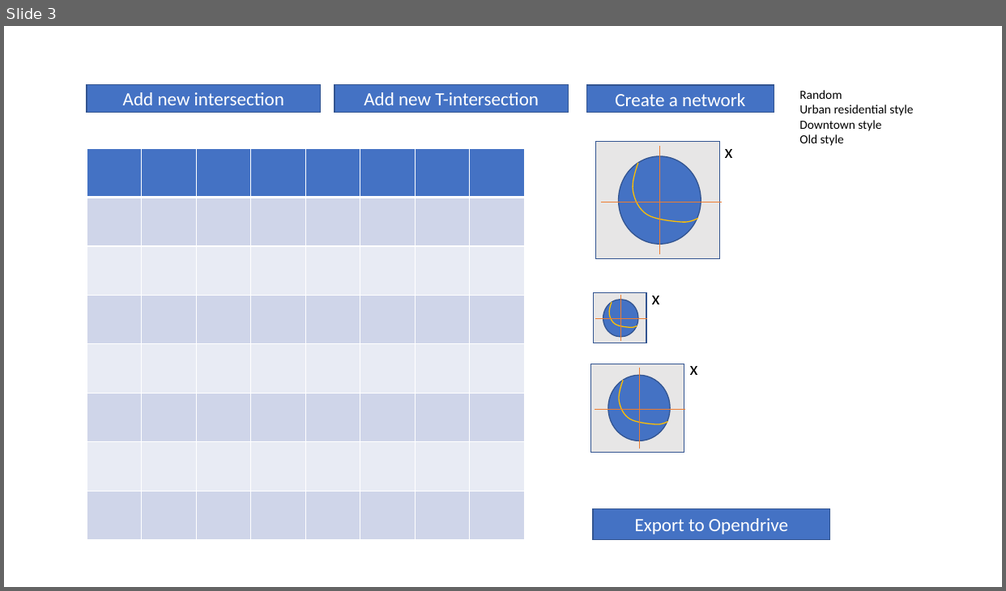
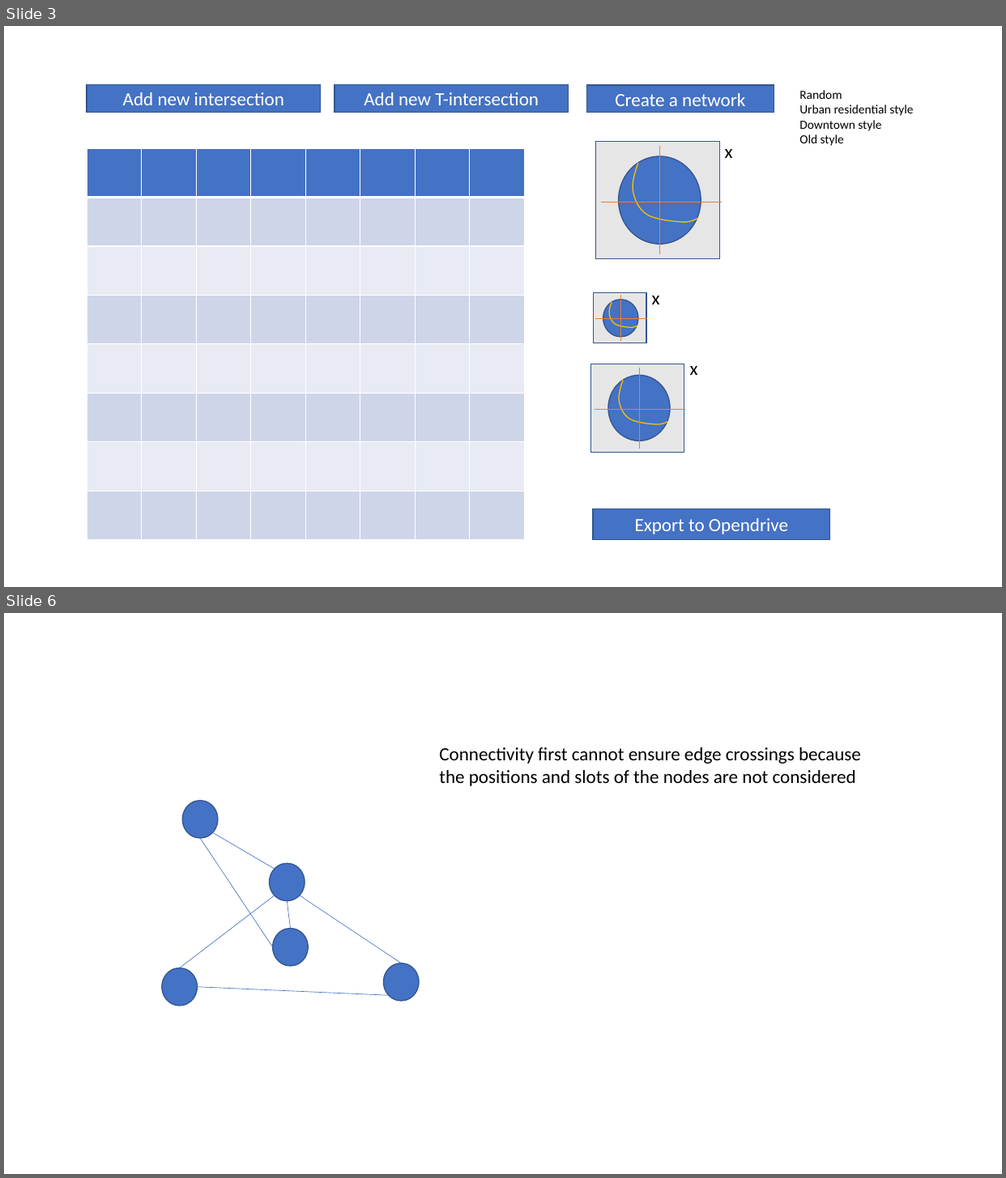
Before and after one commit to AugmentedDesignLab/junction-art, a slide deck: plan/road gen plan.pptx. Shown one above the other, each under a label of ours: slide 3 before the commit, slides 3 and 6 after it; the slides between them are not shown. The pictures are 1006x591 and 1006x1178 pixels, drawn with LibreOffice and Linux fonts; fonts in the diff are those of the drawing. Boxes give left, top, right and bottom in pixels: in the first picture for what was removed or moved away, otherwise in the second. Text is boxed around its words. In the diff, an @@ line names an element or a change of style, - is before the commit and + after.

```diff
--- a/plan/road gen plan.pptx
+++ b/plan/road gen plan.pptx
@@ slide 6 added at (4,613,1002,1174), background #FFFFFF @@
@@ text added at (439,747,861,786), 18 pt, text #000000 @@
+Connectivity first cannot ensure edge crossings because the positions and slots of the nodes are not considered
@@ ellipse added at (182,801,217,838), fill #4472C4, outline #325491 1 pt @@
@@ line added from (273, 948) to (200, 838), #4472C4 0.5 pt @@
@@ line added from (275, 869) to (213, 833), #4472C4 0.5 pt @@
@@ ellipse added at (269,864,305,901), fill #4472C4, outline #325491 1 pt @@
@@ line added from (275, 896) to (180, 969), #4472C4 0.5 pt @@
@@ line added from (287, 901) to (291, 929), #4472C4 0.5 pt @@
@@ line added from (300, 896) to (402, 964), #4472C4 0.5 pt @@
@@ ellipse added at (273,929,308,966), fill #4472C4, outline #325491 1 pt @@
@@ ellipse added at (162,969,197,1006), fill #4472C4, outline #325491 1 pt @@
@@ ellipse added at (384,964,419,1001), fill #4472C4, outline #325491 1 pt @@
@@ line added from (389, 995) to (197, 987), #4472C4 0.5 pt @@
```
Also in this commit, not shown: 1 slide changed, 5 other slides added, 1 slide removed, 1 other file.
